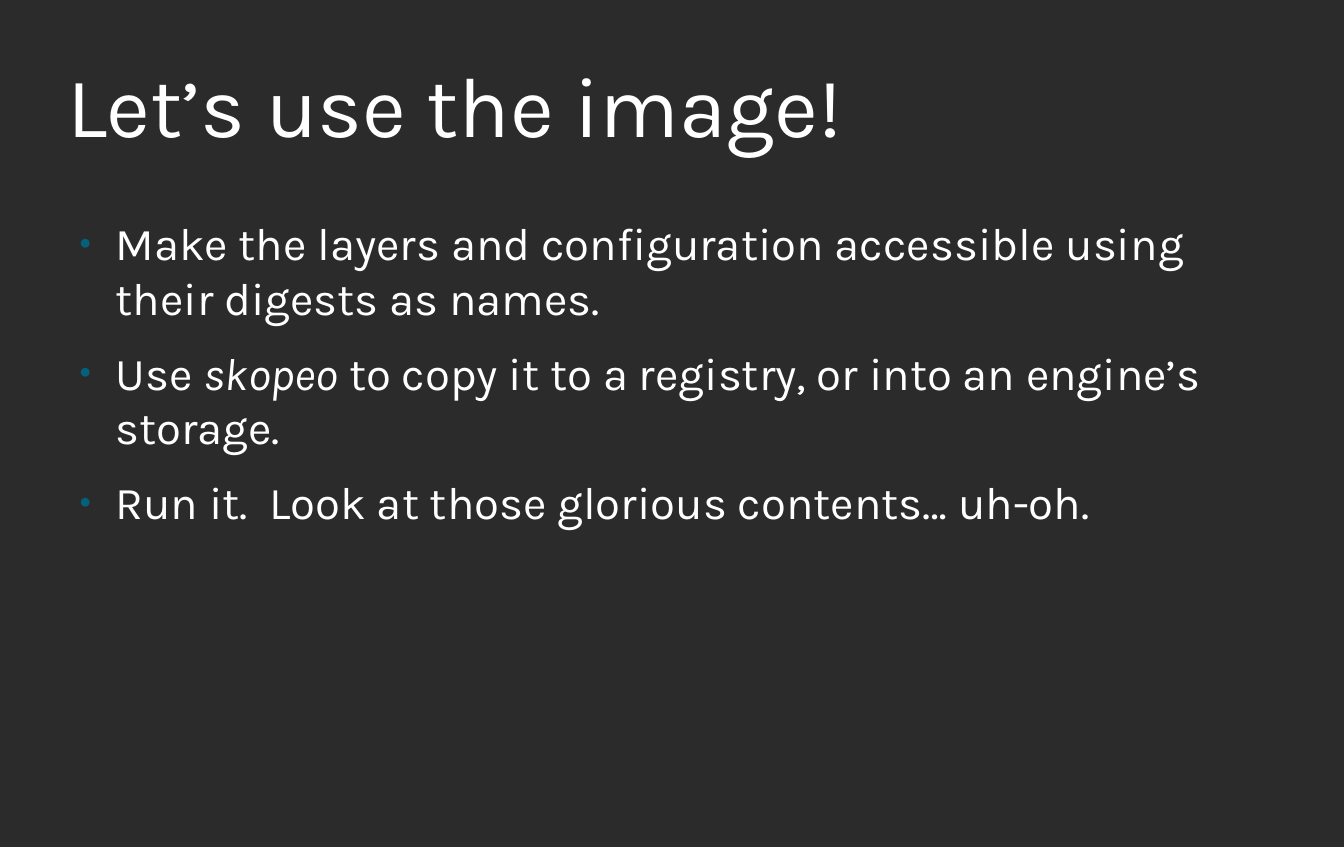
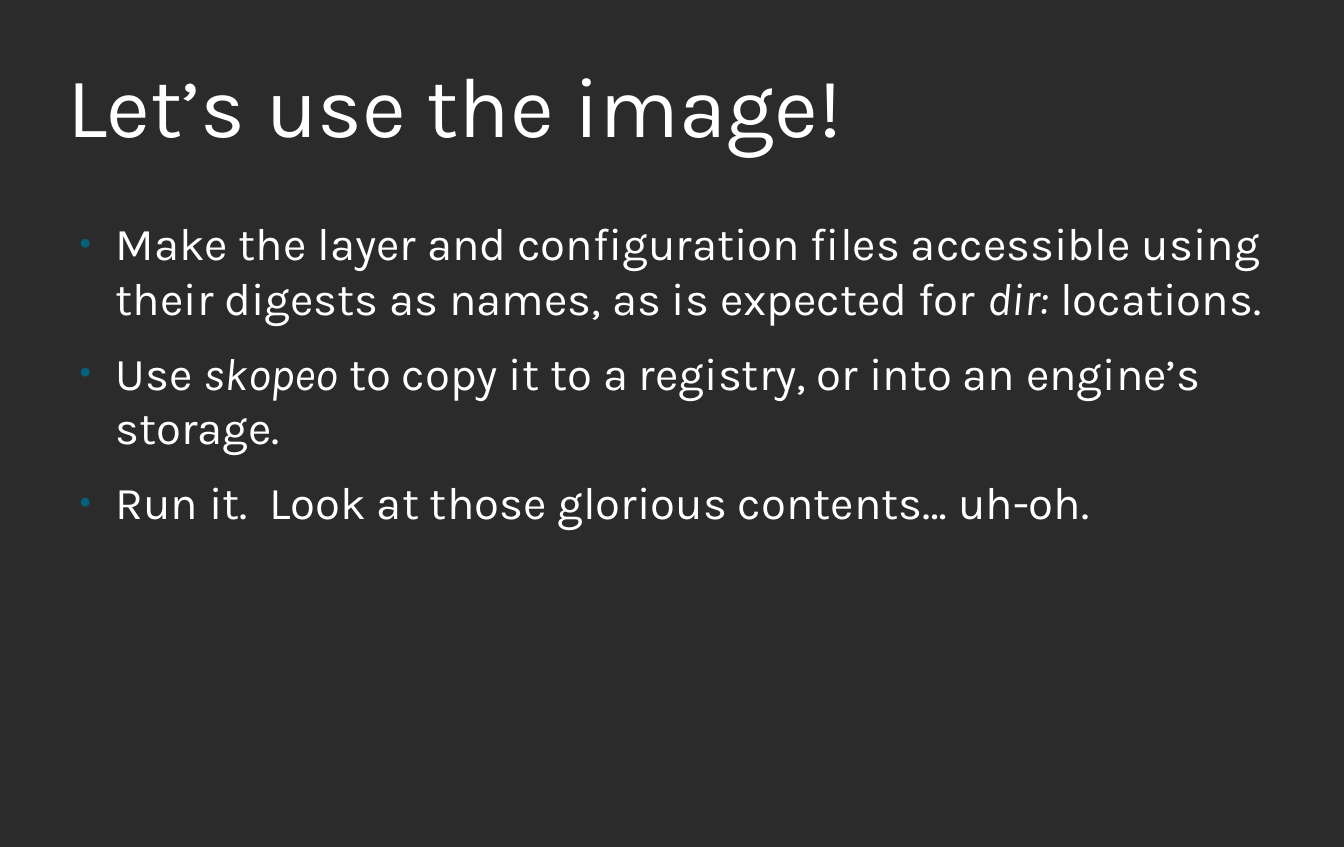
Before and after one commit to nalind/devconf.us-2018, a slide deck: slide 13 of images.odp. Drawn at 1344x847 pixels with LibreOffice and Linux fonts; fonts in the diff are those of the drawing; background and template pictures are left out; a plain dark background stands for a picture behind light text. Boxes give left, top, right and bottom in pixels: in the first picture for what was removed or moved away, otherwise in the second. Text is boxed around its words. In the diff, an @@ line names an element or a change of style, - is before the commit and + after.

```diff
--- a/images.odp
+++ b/images.odp
@@ text at (x1=115, y1=228, x2=1261, y2=326): text changed @@
-● Make the layers and configuration accessible using their digests as names.
+● Make the layer and configuration files accessible using their digests as names, as is expected for dir: locations.
```
Also in this commit, not shown: 16 other slides changed.
